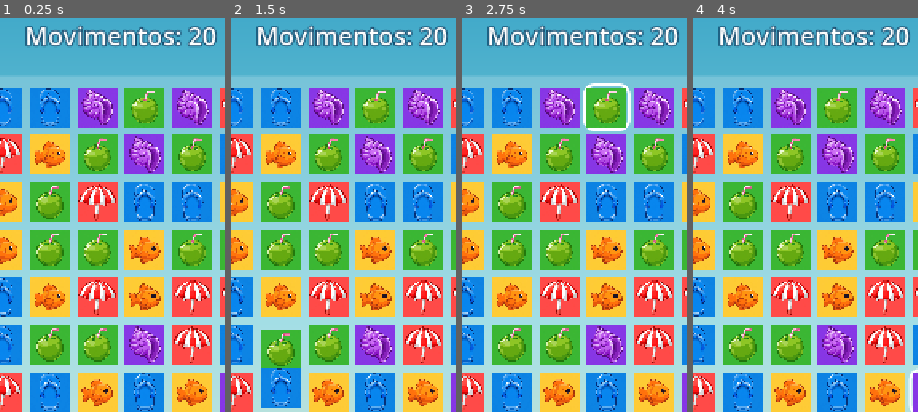
Above: before the commit, frames 1-4 (left to right).
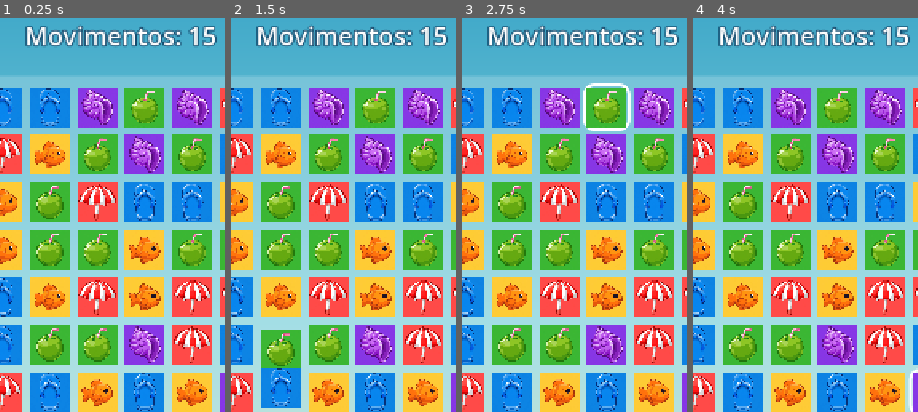
Above: after the commit, the same moments.

Repository: rennervdprog/mare-alta
Game: Godot game, scene res://main.tscn
The game is run twice, just before and just after one commit, with the same random seed, the same clock (stepped at 60 frames per second) and the same inputs.
Inputs (mouse positions are % of the whole screen's width and height, from its top left):
- Up to frame 1 (0.25 s): no input
- Up to frame 2 (1.5 s): tap Enter at 0.5 s; move the mouse to (72, 44) at 0.52 s; click (72, 44) at 0.67 s; tap Space at 1.25 s; drag from (30, 54) to (45, 70) at 1.27 s
- Up to frame 3 (2.75 s): move the mouse to (60, 27) at 2.02 s; click (60, 27) at 2.17 s
- Up to frame 4 (4 s): tap Enter at 2.75 s; drag from (45, 70) to (20, 34) at 2.77 s; tap Space at 3.5 s; move the mouse to (80, 64) at 3.52 s; click (80, 64) at 3.67 s
The pictures show only the part of the screen within x 23-73%, y 14-64%; the shares and areas given below are measured in that part.

The runs differ from the first frame. In frame 1, 0.4% of the frame differs, in the area x 83-97%, y 2-8%; in frame 2, 0.4%; in frame 3, 0.4%; in frame 4, 0.4%.

Commit message:
Dificuldade calibrada via simulação: 15 movimentos (mediana do bot)

Diff:
--- a/scripts/main.gd
+++ b/scripts/main.gd
@@ -13,7 +13,7 @@
 
 const GOAL_COCO := 20
 const GOAL_CONCHA := 20
-const START_MOVES := 20
+const START_MOVES := 15
 
 const TEX_PATHS: Array[String] = [
 	"res://assets/pecas/media-generation-peca-coco-0-4c8ee45f-8fe4-4ba7-a157-87abc63074d9.webp",
@@ -129,7 +129,7 @@
 	add_child(_goals_box)
 	coco_label = _make_goal_row(T_COCO)
 	concha_label = _make_goal_row(T_CONCHA)
-	moves_label = _make_label("Movimentos: 20", 40, Vector2(0, 196), Vector2(720, 56))
+	moves_label = _make_label("Movimentos: 15", 40, Vector2(0, 196), Vector2(720, 56))
 	_make_label("Toque em 2 peças vizinhas ou arraste para trocar", 24, Vector2(0, 1196), Vector2(720, 40))
 	toast_label = _make_label("", 34, Vector2(0, 936), Vector2(720, 60))
 	toast_label.modulate.a = 0.0
Not shown, changed: docs/index.html
Not shown, changed: docs/index.pck
